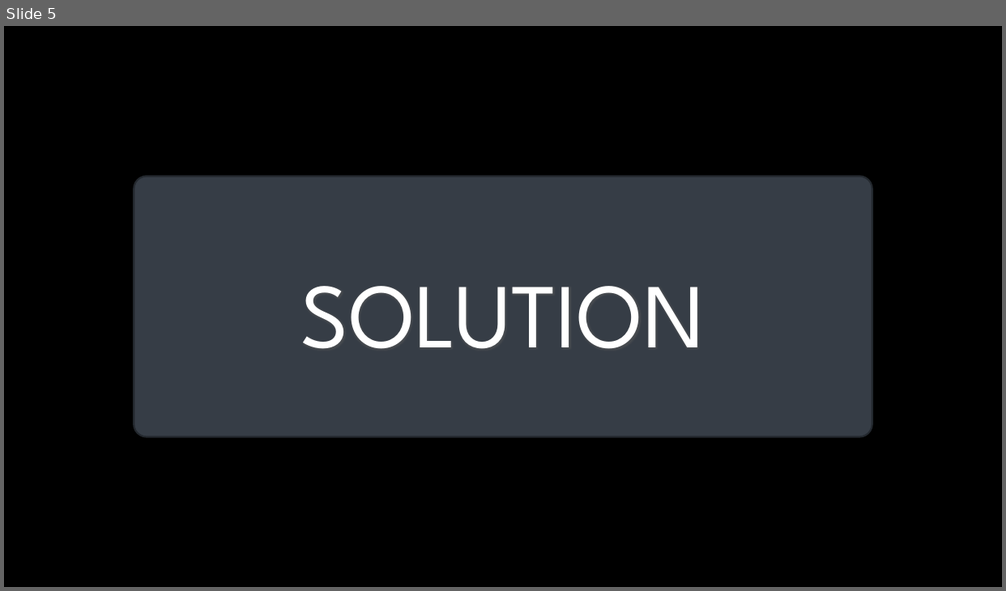
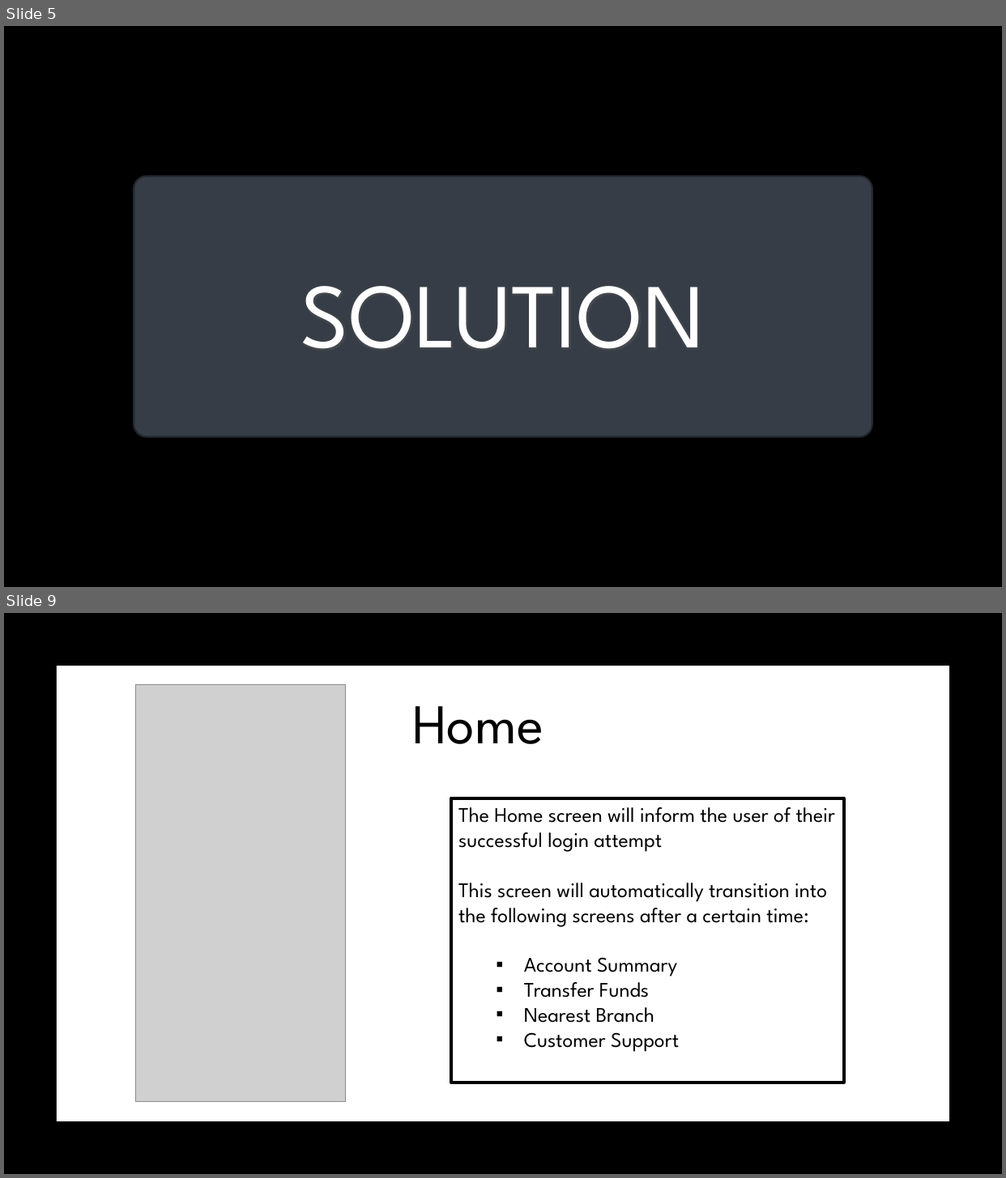
Before and after one commit to robobot97/GradHackTeam30, a slide deck: GradHack Project Presentation.pptx. Shown one above the other, each under a label of ours: slide 5 before the commit, slides 5 and 9 after it; the slides between them are not shown. The pictures are 1006x591 and 1006x1178 pixels, drawn with LibreOffice and Linux fonts; fonts in the diff are those of the drawing; grey boxes stand for pictures; background and template pictures are left out. Boxes give left, top, right and bottom in pixels: in the first picture for what was removed or moved away, otherwise in the second. Text is boxed around its words. In the diff, an @@ line names an element or a change of style, - is before the commit and + after.

```diff
--- a/GradHack Project Presentation.pptx
+++ b/GradHack Project Presentation.pptx
@@ slide 9 added at bbox=[4, 613, 1002, 1174], background picture (left out) @@
@@ rectangle added at bbox=[57, 666, 949, 1122], fill #FFFFFF @@
@@ picture added at bbox=[136, 685, 346, 1102] @@
@@ text added at bbox=[412, 706, 543, 744], 54 pt, text #000000 @@
+Home
@@ rectangle added at bbox=[451, 798, 844, 1082], fill #FFFFFF, outline #000000 3 pt, 20 pt, text #000000 @@
+The Home screen will inform the user of their successful login attempt
+This screen will automatically transition into the following screens after a certain time:
+  ▪ Account Summary
+  ▪ Transfer Funds
+  ▪ Nearest Branch
+  ▪ Customer Support
```
Also in this commit, not shown: 4 slides changed, 12 other slides added, 2 slides removed, 11 other files.
